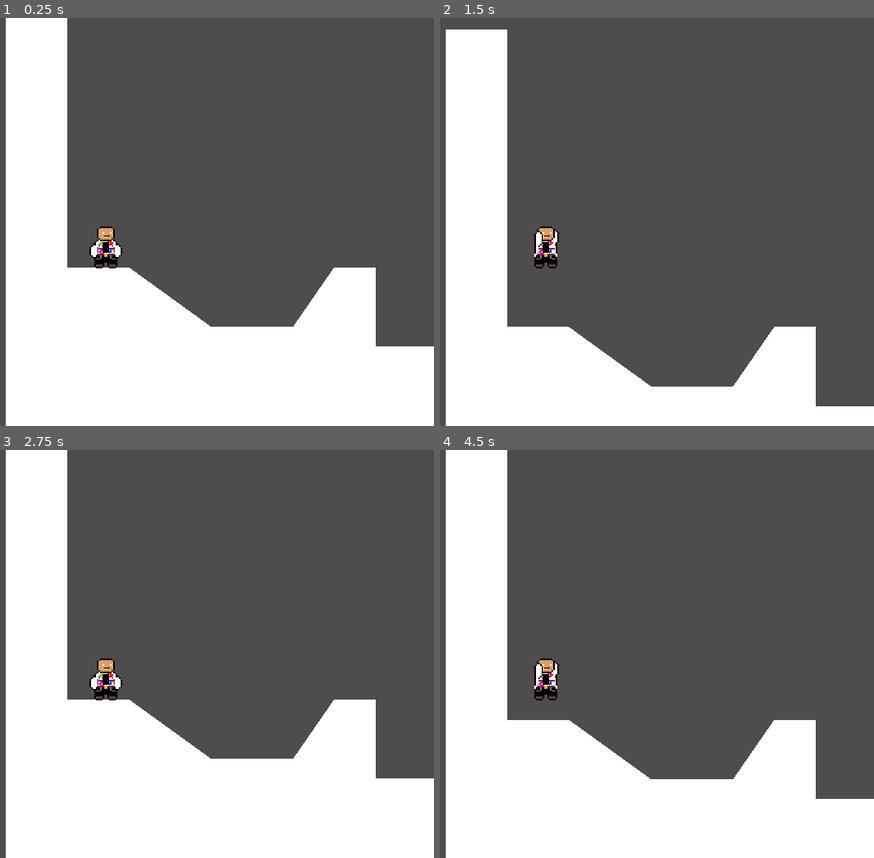
Above: before the commit, frames 1-4 (two rows, left to right).
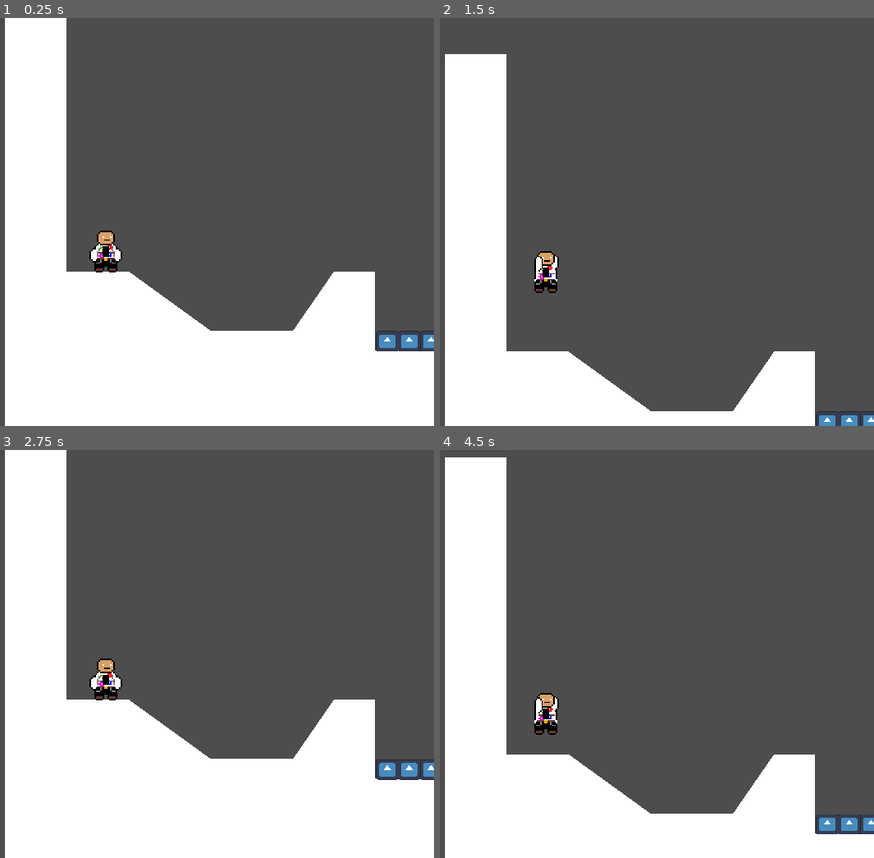
Above: after the commit, the same moments.

Repository: AnOropeza26/Capstone-game
Game: Godot game, scene res://world.tscn
The game is run twice, just before and just after one commit, with the same random seed, the same clock (stepped at 60 frames per second) and the same inputs. The engine's default icon, where the game draws it, is replaced by a stand-in: a white triangle on a blue panel in a dark square.
Inputs:
- Up to frame 1 (0.25 s): no input
- Up to frame 2 (1.5 s): tap Enter (ui_accept) at 0.5 s; hold Right (ui_right) from 0.53 s (still down); tap Space (jump) at 0.77 s
- Up to frame 3 (2.75 s): tap Space (jump) at 1.52 s; release Right (ui_right) at 2.03 s; hold Left (ui_left) from 2.03 s (still down)
- Up to frame 4 (4.5 s): release Left (ui_left) at 2.78 s; hold Right (ui_right) 2.78-4.28 s; tap Space (jump) at 3.02, 3.77 s; hold Left (ui_left) from 4.28 s (still down)

The runs differ from the first frame. In frame 1, 1.9% of the frame differs, in the area x 1-100%, y 0-100%; in frame 2, 6.9%; in frame 3, 0.8%; in frame 4, 8.5%.

Commit message:
P5 completed

Diff:
--- /dev/null
+++ b/hazard_area.tscn
@@ -0,0 +1,5 @@
+[gd_scene format=3 uid="uid://eu21sm7mtr32"]
+
+[node name="HazardArea" type="Area2D"]
+collision_layer = 4
+collision_mask = 0
--- a/player.tscn
+++ b/player.tscn
@@ -15,7 +15,7 @@
 
 @onready var animated_sprite_2d = $AnimatedSprite2D
 @onready var coyote_jump_timer: Timer = $CoyoteJumpTimer
-
+@onready var starting_position = global_position
 
 func _physics_process(delta):
 	apply_gravity(delta)
@@ -59,7 +59,7 @@
 	if  is_on_floor() or coyote_jump_timer.time_left > 0.0:
 		if Input.is_action_just_pressed(\"jump\"):
 			velocity.y = movement_data.jump_velocity
-	if not is_on_floor():
+	elif not is_on_floor():
 		if Input.is_action_just_pressed(\"jump\") and velocity.y < movement_data.jump_velocity/ 2 :
 			velocity.y = movement_data.jump_velocity / 1.2
 
@@ -96,6 +96,10 @@
 
 	if not is_on_floor():
 		animated_sprite_2d.play(\"jump\")
+
+
+func _on_hazard_detector_area_entered(area: Area2D) -> void:
+	global_position = starting_position
 "
 
 [sub_resource type="AtlasTexture" id="AtlasTexture_jxevx"]
@@ -203,7 +207,11 @@
 [sub_resource type="RectangleShape2D" id="RectangleShape2D_lg0ke"]
 size = Vector2(20, 28)
 
+[sub_resource type="RectangleShape2D" id="RectangleShape2D_5uytk"]
+size = Vector2(14.5, 20)
+
 [node name="Player" type="CharacterBody2D"]
+collision_layer = 2
 floor_constant_speed = true
 floor_max_angle = 1.22173
 floor_snap_length = 5.0
@@ -225,3 +233,14 @@
 [node name="CoyoteJumpTimer" type="Timer" parent="."]
 wait_time = 0.2
 one_shot = true
+
+[node name="HazardDetector" type="Area2D" parent="."]
+collision_layer = 0
+collision_mask = 4
+
+[node name="CollisionShape2D" type="CollisionShape2D" parent="HazardDetector"]
+position = Vector2(0, -15)
+shape = SubResource("RectangleShape2D_5uytk")
+debug_color = Color(0, 0.623833, 0.186367, 0.42)
+
+[connection signal="area_entered" from="HazardDetector" to="." method="_on_hazard_detector_area_entered"]
--- /dev/null
+++ b/spikes.tscn
@@ -0,0 +1,16 @@
+[gd_scene load_steps=3 format=3 uid="uid://th5ij7j4721j"]
+
+[ext_resource type="Texture2D" uid="uid://bysv5nm4l4esx" path="res://icon.svg" id="1_gfqe1"]
+[ext_resource type="PackedScene" uid="uid://eu21sm7mtr32" path="res://hazard_area.tscn" id="2_vh1ma"]
+
+[node name="Spikes" type="Node2D"]
+
+[node name="Sprite2D" type="Sprite2D" parent="."]
+position = Vector2(9, -8)
+scale = Vector2(0.125, 0.109375)
+texture = ExtResource("1_gfqe1")
+
+[node name="HazardArea" parent="." instance=ExtResource("2_vh1ma")]
+
+[node name="CollisionPolygon2D" type="CollisionPolygon2D" parent="HazardArea"]
+polygon = PackedVector2Array(1, -15, 1, -1, 17, -1, 17, -15)
--- a/world.tscn
+++ b/world.tscn
@@ -1,7 +1,8 @@
-[gd_scene load_steps=4 format=3 uid="uid://revjw73co7sl"]
+[gd_scene load_steps=5 format=3 uid="uid://c1ru568n85hlt"]
 
 [ext_resource type="Script" path="res://world.gd" id="1_jkch7"]
-[ext_resource type="PackedScene" uid="uid://x5vhp4acp7vh" path="res://player.tscn" id="2_mi63y"]
+[ext_resource type="PackedScene" uid="uid://dohhcpdikvwah" path="res://player.tscn" id="2_mi63y"]
+[ext_resource type="PackedScene" uid="uid://th5ij7j4721j" path="res://spikes.tscn" id="3_4l7vh"]
 
 [sub_resource type="RectangleShape2D" id="RectangleShape2D_dabxj"]
 size = Vector2(37, 122)
@@ -13,17 +14,22 @@
 position = Vector2(-160, -40)
 
 [node name="CollisionPolygon2D" type="CollisionPolygon2D" parent="StaticBody2D"]
-position = Vector2(-84.875, 49.4656)
+position = Vector2(-85, 49)
 scale = Vector2(1.76172, 1.69956)
-polygon = PackedVector2Array(0, 0, 24, 0, 24, 120, 48, 120, 80, 144, 112, 144, 128, 120, 144, 120, 144, 152, 168, 152, 168, 128, 192, 128, 192, 128, 232, 128, 248, 104, 272, 104, 272, 128, 296, 128, 296, 0, 320, 0, 320, 184, 0, 184)
+polygon = PackedVector2Array(0, 0, 24, 0, 24, 120, 48, 120, 80, 144, 112, 144, 128, 120, 144, 120, 144, 152, 169.721, 151.804, 169.65, 127.995, 192, 128, 192, 128, 232, 128, 248, 104, 268.984, 103.871, 268.417, 128.583, 296, 128, 296, 0, 320, 0, 320, 184, 0, 184)
 
 [node name="Polygon2D" type="Polygon2D" parent="StaticBody2D/CollisionPolygon2D"]
+
+[node name="Spikes" parent="StaticBody2D" instance=ExtResource("3_4l7vh")]
+position = Vector2(198, 309)
 
 [node name="Player" parent="." instance=ExtResource("2_mi63y")]
 position = Vector2(-176, 200)
 
 [node name="Camera2D" type="Camera2D" parent="Player"]
 position = Vector2(0, -32)
+position_smoothing_enabled = true
+position_smoothing_speed = 10.0
 
 [node name="StaticBody2D2" type="StaticBody2D" parent="."]
 position = Vector2(214, 85)
@@ -37,3 +43,18 @@
 offset_top = -61.0
 offset_right = 20.0
 offset_bottom = 62.0
+
+[node name="Spikes" parent="." instance=ExtResource("3_4l7vh")]
+position = Vector2(227, 229)
+
+[node name="Spikes2" parent="." instance=ExtResource("3_4l7vh")]
+position = Vector2(243, 229)
+
+[node name="Spikes3" parent="." instance=ExtResource("3_4l7vh")]
+position = Vector2(259, 229)
+
+[node name="Spikes4" parent="." instance=ExtResource("3_4l7vh")]
+position = Vector2(8, 269)
+
+[node name="Spikes5" parent="." instance=ExtResource("3_4l7vh")]
+position = Vector2(23, 269)
Not shown: 1 places in DefaultMovementData.tres that only renumber resources
Not shown: 1 places in player.tscn that only renumber resources
